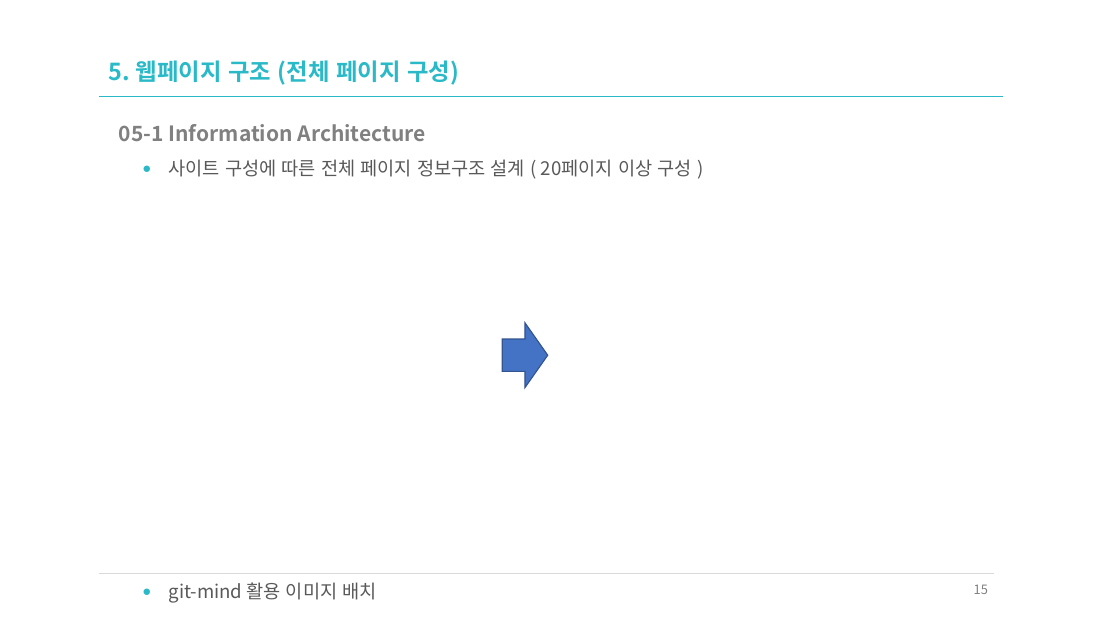
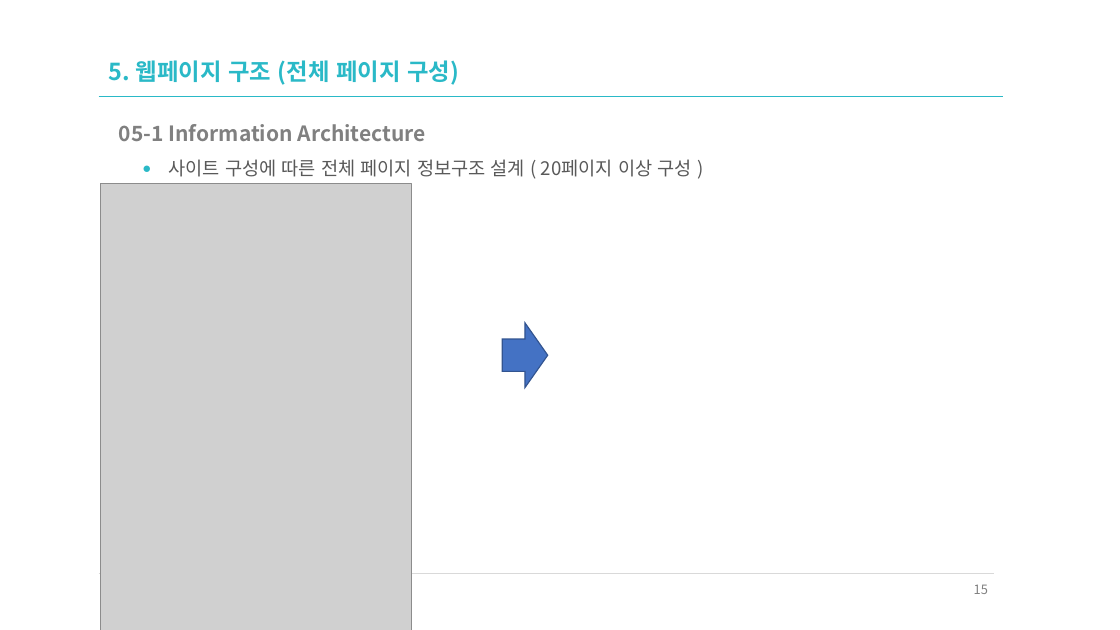
Before and after one commit to sakang07/Front-end_Study, a slide deck: slide 15 of n_01_UIUX요구분석_공차.pptx. Drawn at 1120x630 pixels with LibreOffice and Linux fonts; fonts in the diff are those of the drawing; grey boxes stand for pictures. Boxes give left, top, right and bottom in pixels: in the first picture for what was removed or moved away, otherwise in the second. Text is boxed around its words. In the diff, an @@ line names an element or a change of style, - is before the commit and + after.

```diff
--- a/n_01_UIUX요구분석_공차.pptx
+++ b/n_01_UIUX요구분석_공차.pptx
@@ picture added at (x1=101, y1=184, x2=412, y2=630) @@
@@ text removed at (x1=169, y1=582, x2=377, y2=603) @@
-● git-mind 활용 이미지 배치
```
Also in this commit, not shown: 1 other slide changed, 2 other files.
